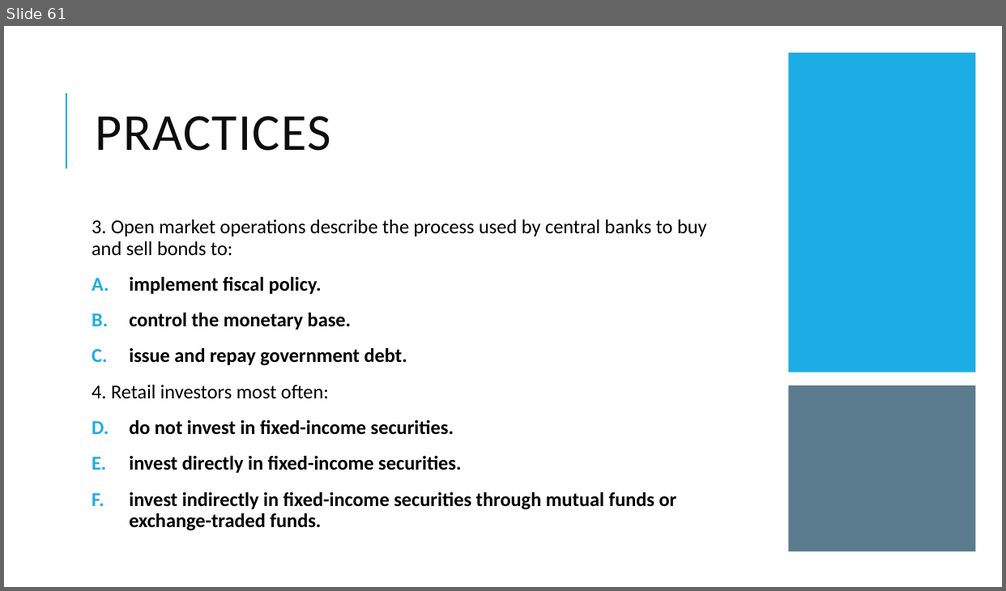
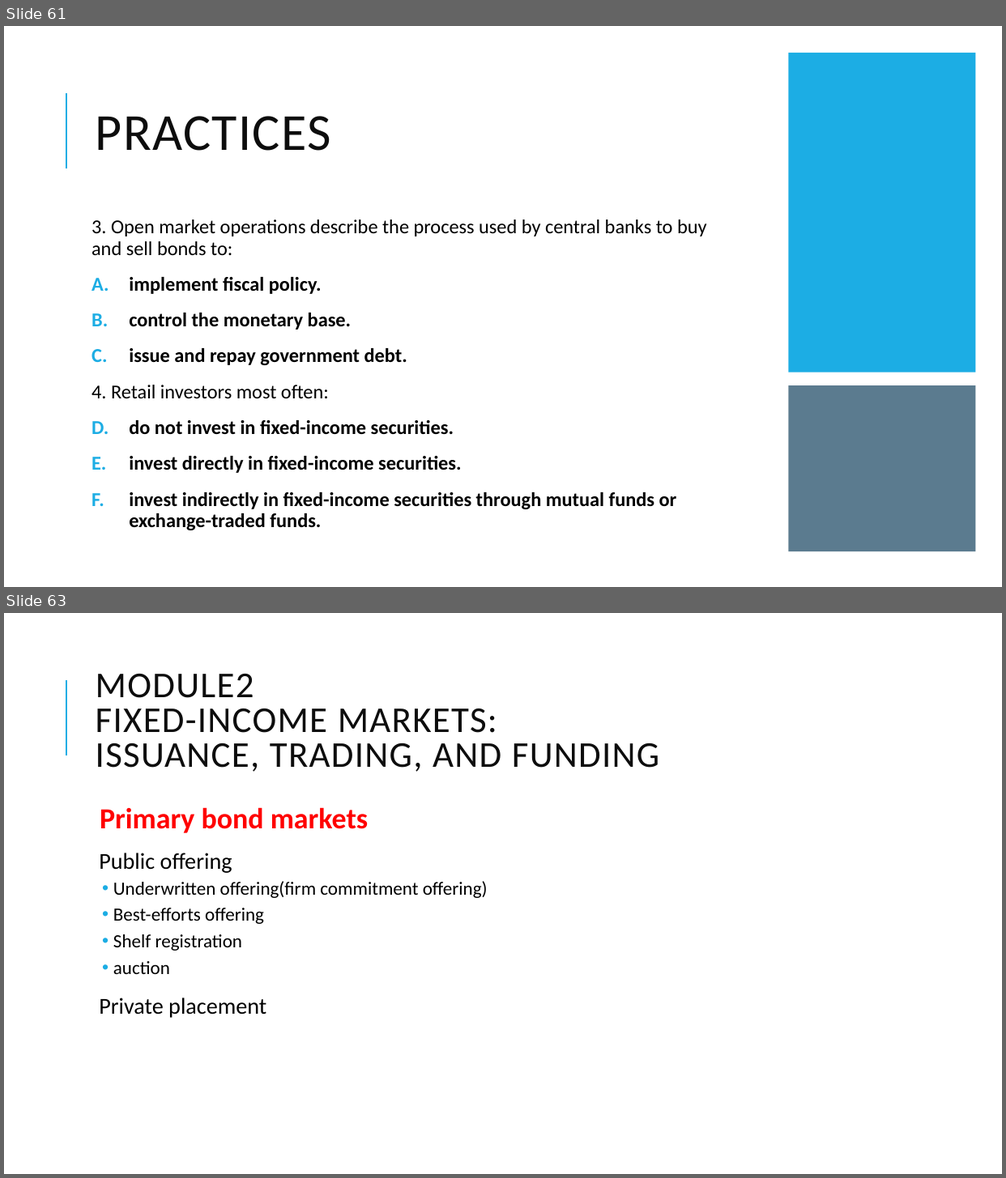
Before and after one commit to Isco0530/data, a slide deck: Fixed Income.pptx. Shown one above the other, each under a label of ours: slide 61 before the commit, slides 61 and 63 after it; the slides between them are not shown. The pictures are 1006x591 and 1006x1178 pixels, drawn with LibreOffice and Linux fonts; fonts in the diff are those of the drawing. Boxes give left, top, right and bottom in pixels: in the first picture for what was removed or moved away, otherwise in the second. Text is boxed around its words. In the diff, an @@ line names an element or a change of style, - is before the commit and + after.

```diff
--- a/Fixed Income.pptx
+++ b/Fixed Income.pptx
@@ slide 63 added at (x1=4, y1=613, x2=1002, y2=1174), background #FFFFFF; not listed: 1 template element that a slide beside it also shows @@
@@ title added at (x1=96, y1=674, x2=659, y2=772), 35 pt, text #0D0D0D @@
+MODULE2
+FIXED-INCOME MARKETS:
+ISSUANCE, TRADING, AND FUNDING
@@ text added at (x1=99, y1=807, x2=488, y2=1018), 18 pt, text #000000 @@
+  Primary bond markets
+  Public offering
+  • Underwritten offering(firm commitment offering)
+  • Best-efforts offering
+  • Shelf registration
+  • auction
+  Private placement
```
Also in this commit, not shown: 1 slide changed, 2 other slides added, 1 other file.
